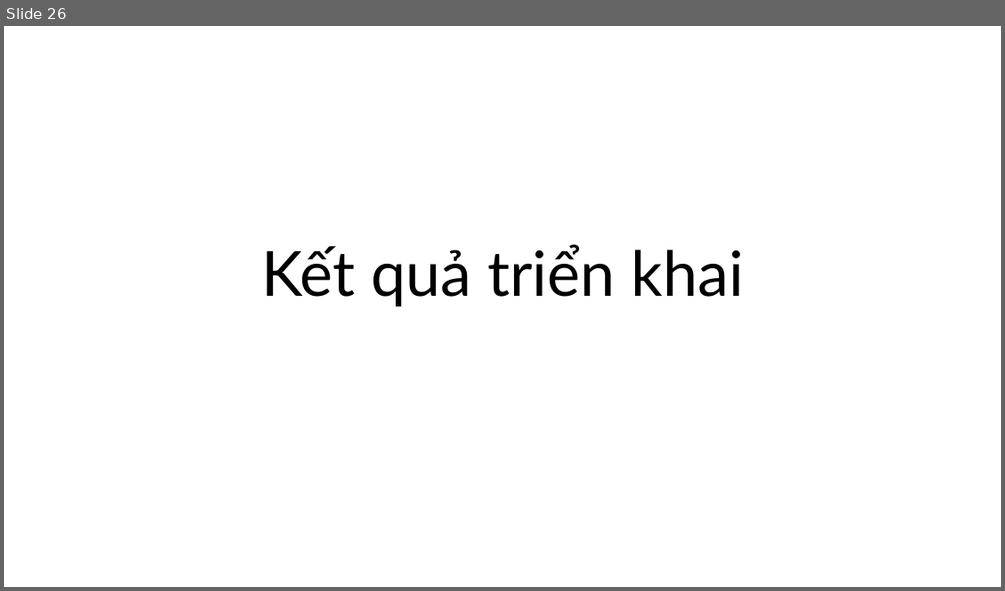
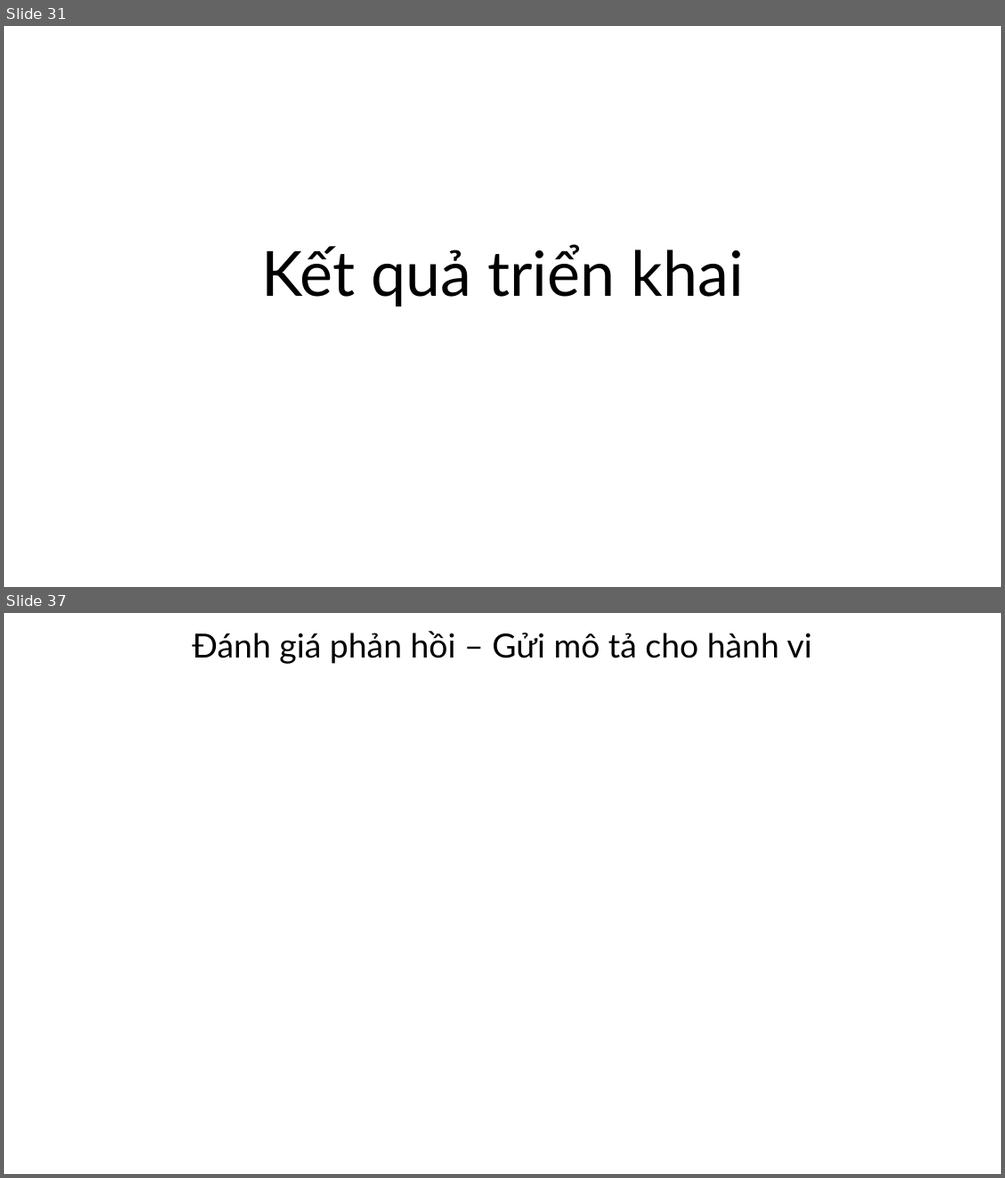
Before and after one commit to ngovanuc/Vietnamese_History_Chatbot, a slide deck: documents/slide bao cao.pptx. Shown one above the other, each under a label of ours: slide 26 before the commit, slides 31 and 37 after it; the slides between them are not shown. The pictures are 1005x591 and 1005x1178 pixels, drawn with LibreOffice and Linux fonts; fonts in the diff are those of the drawing. Boxes give left, top, right and bottom in pixels: in the first picture for what was removed or moved away, otherwise in the second. Text is boxed around its words. In the diff, an @@ line names an element or a change of style, - is before the commit and + after.

```diff
--- a/documents/slide bao cao.pptx
+++ b/documents/slide bao cao.pptx
@@ slide 37 added at bbox=[4, 613, 1001, 1174], background #FFFFFF @@
@@ title added at bbox=[192, 631, 812, 664], 32 pt, text #000000 @@
+Đánh giá phản hồi – Gửi mô tả cho hành vi
@@ what was slide 26 is now slide 31 @@
```
Also in this commit, not shown: 12 slides changed, 19 other slides added.
